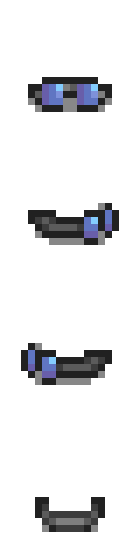
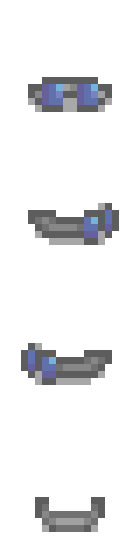
Revision of a layered (140, 560) image; what changed, layer by layer:
added layer "color" (saturation, 27%) above "goggles.png" over (21, 77, 119, 532)
